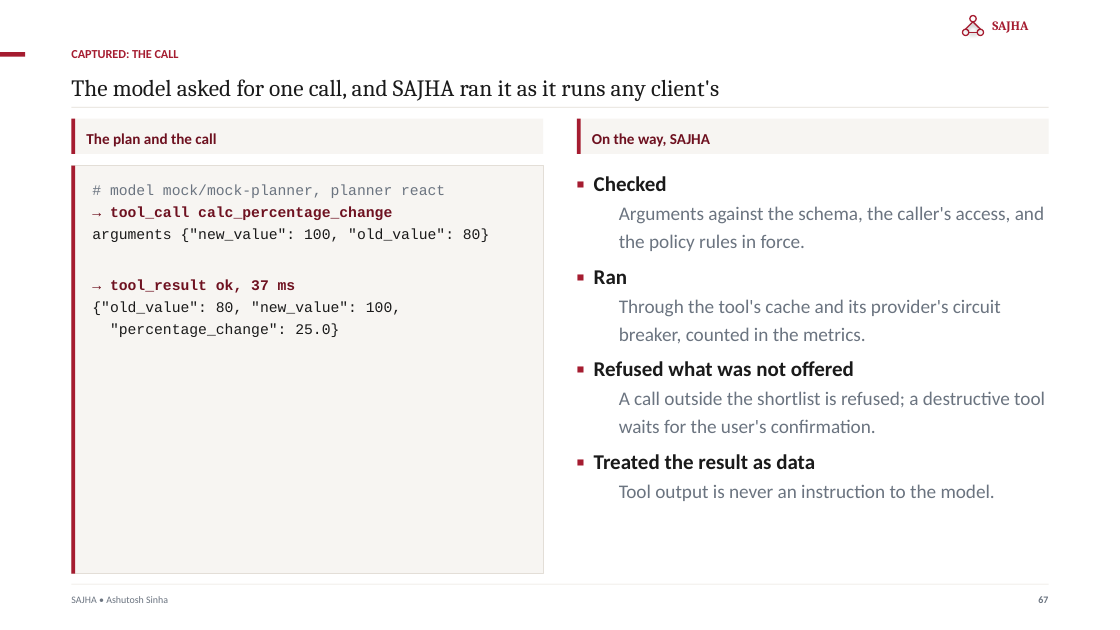
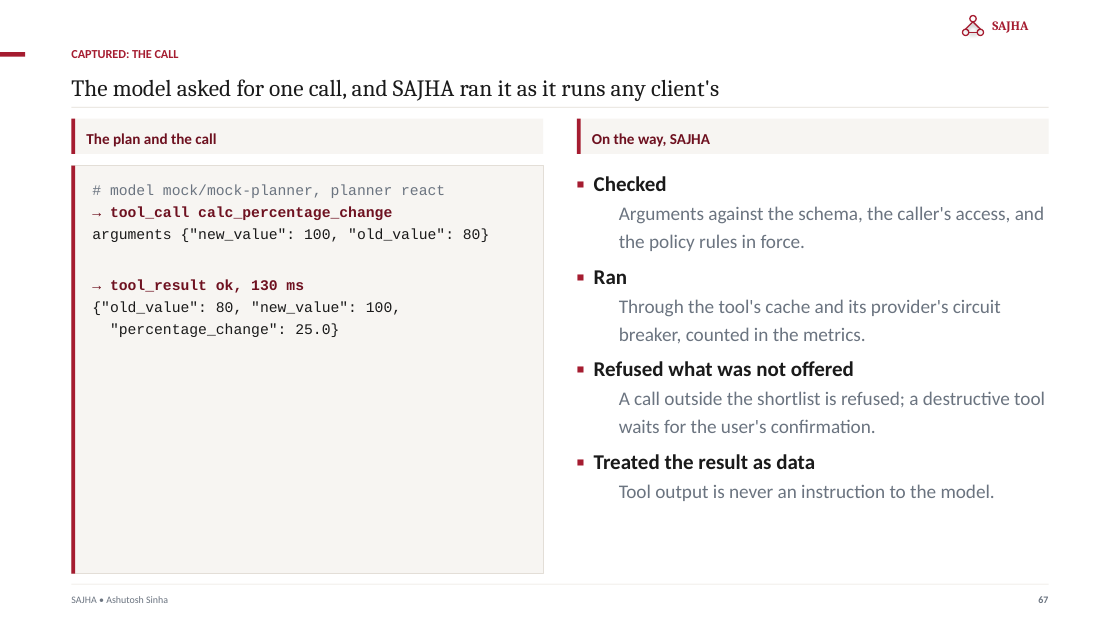
Before and after one commit to ajsinha/sajhamcpserver, a slide deck: slide 67 of docs/publications/SAJHA-MCP-Server.pptx. Drawn at 1120x630 pixels with LibreOffice and Linux fonts; fonts in the diff are those of the drawing. Boxes give left, top, right and bottom in pixels: in the first picture for what was removed or moved away, otherwise in the second. Text is boxed around its words. In the diff, an @@ line names an element or a change of style, - is before the commit and + after.

```diff
--- a/docs/publications/SAJHA-MCP-Server.pptx
+++ b/docs/publications/SAJHA-MCP-Server.pptx
@@ text at (x1=110, y1=280, x2=304, y2=293): text changed @@
-→ tool_result ok, 37 ms
+→ tool_result ok, 130 ms
```
Also in this commit, not shown: 6 other slides changed, 51 other files.
